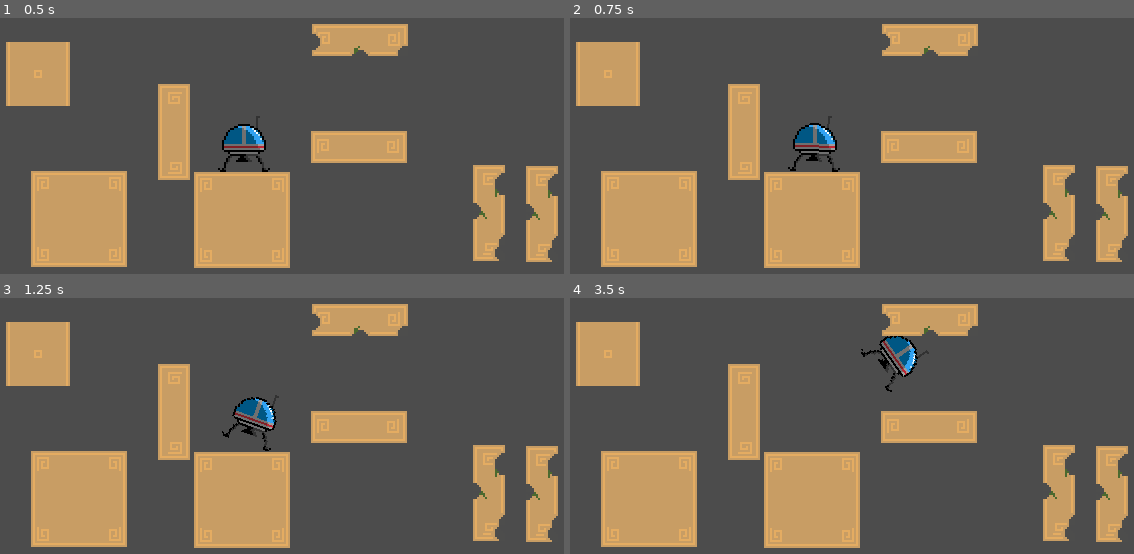
Above: before the commit, frames 1-4 (two rows, left to right).
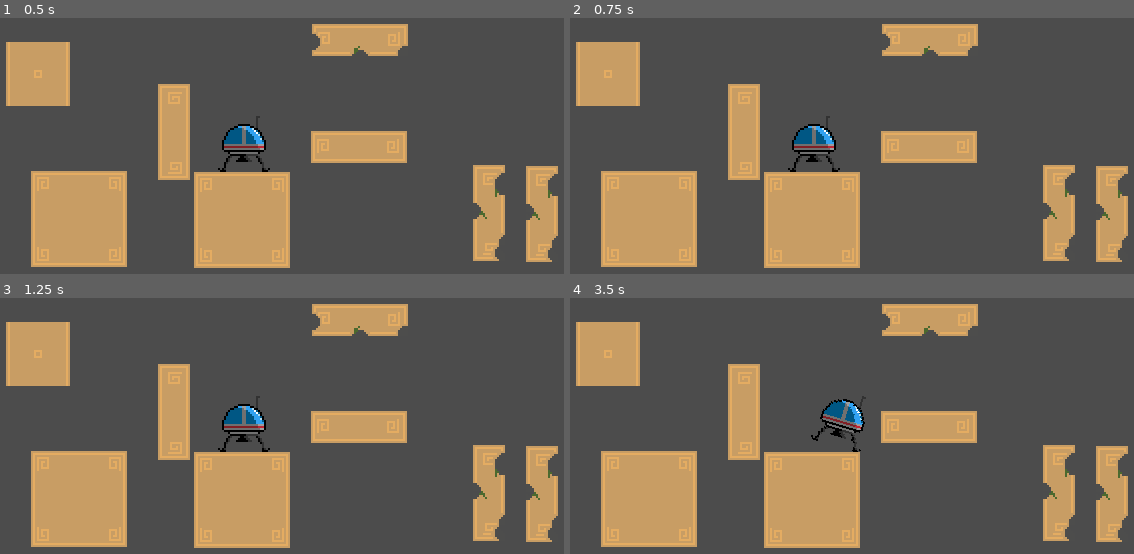
Above: after the commit, the same moments.

Repository: nicholasiasso/GMTKGameJam2020
Game: Godot game, scene res://Game.tscn
The game is run twice, just before and just after one commit, with the same random seed, the same clock (stepped at 60 frames per second) and the same inputs.
Inputs:
- Up to frame 1 (0.5 s): no input
- Up to frame 2 (0.75 s): tap Enter at 0.5 s; hold Right (right) from 0.53 s (still down)
- Up to frame 3 (1.25 s): keep holding Right (right)
- Up to frame 4 (3.5 s): release Right (right) at 1.28 s; hold Left (left) 1.28-2.03 s; hold Right (right) 2.03-2.78 s; hold Up (up) from 2.78 s (still down)

Frame 1 is identical in both runs. In frame 2, 0.3% of the frame differs, in the area x 38-48%, y 38-61%; in frame 3, 1.2%; in frame 4, 1.9%, in the area x 42-64%, y 14-61%.

Commit message:
Added input delay to the character

Diff:
--- a/godotproject/character/Character.gd
+++ b/godotproject/character/Character.gd
@@ -4,15 +4,54 @@
 export(float) var ROTATION_ACCEL: float = 200.0
 export(float) var THRUST_FORCE: float = 200.0
 
+export(float) var INPUT_DELAY_MSECS: int = 1000
+
+var input_slices: Array = []
+
+class InputSlice:
+	# I'm not using getters and setters here because
+	# this class is meant to emulate a struct
+	var up_action_strength: float
+	var left_action_strength: float
+	var right_action_strength: float
+	var game_tick_msec: int
+
 func _ready():
-	pass
+	var array = []
+	array.push_front(5)
+	print(array.pop_front())
 
-func _integrate_forces(state: Physics2DDirectBodyState) -> void:
+func _process(_delta: float) -> void:
+	save_current_input()
+
+func _integrate_forces(_state: Physics2DDirectBodyState) -> void:
+
+	var current_input: InputSlice = pop_and_return_delayed_input()
+	if !current_input:
+		return
+
 	var thrust: Vector2 = Vector2(0, -THRUST_FORCE).rotated(rotation)
-	set_applied_force(thrust * Input.get_action_strength("up"))
+	set_applied_force(thrust * current_input.up_action_strength)
 
-
-	var rotation_direction = Input.get_action_strength("right") - Input.get_action_strength("left")
+	var rotation_direction = current_input.right_action_strength - current_input.left_action_strength
 	var target_angular_velocity: float = rotation_direction * ROTATION_SPEED
 	var torque = (target_angular_velocity - angular_velocity) * ROTATION_ACCEL
 	set_applied_torque(torque)
+
+func save_current_input() -> void:
+	var current_input: InputSlice = InputSlice.new()
+	current_input.up_action_strength = Input.get_action_strength("up")
+	current_input.left_action_strength = Input.get_action_strength("left")
+	current_input.right_action_strength = Input.get_action_strength("right")
+	current_input.game_tick_msec = OS.get_ticks_msec()
+	input_slices.push_back(current_input)
+
+func pop_and_return_delayed_input() -> InputSlice:
+	if input_slices.size() == 0:
+		return null
+
+	var current_game_tick_msec = OS.get_ticks_msec()
+	var result: InputSlice
+	while input_slices.front().game_tick_msec + INPUT_DELAY_MSECS < current_game_tick_msec:
+		result = input_slices.pop_front()
+	return result
